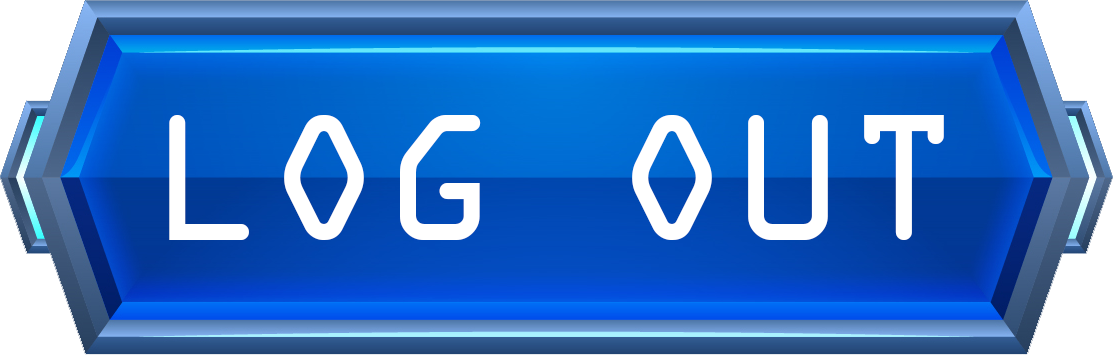
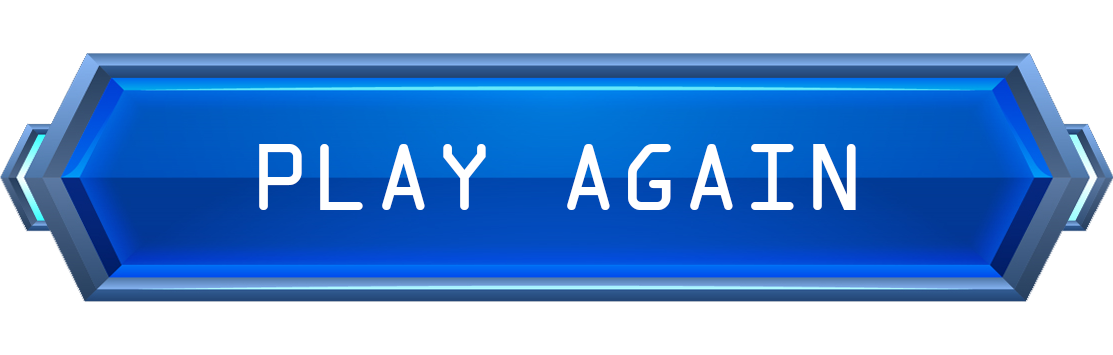
Layer changes from the first 1113x355 image to the second:
added layer "PLAYAGAIN" above "AUDIOSETTINGS" over [259,144,856,210]
hid "LOGOUT" over [169,115,944,240]
showed "SMALLBUTTON" over [0,53,1113,302]
hid "LARGEBUTTON" over [0,0,1113,355]
